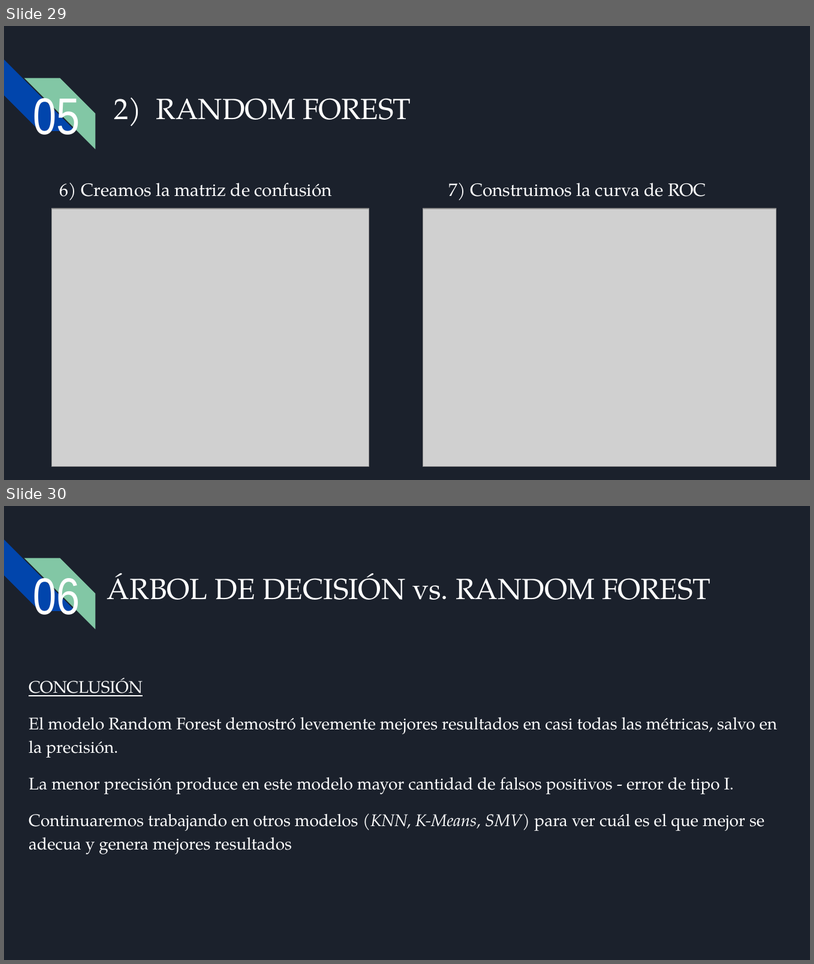
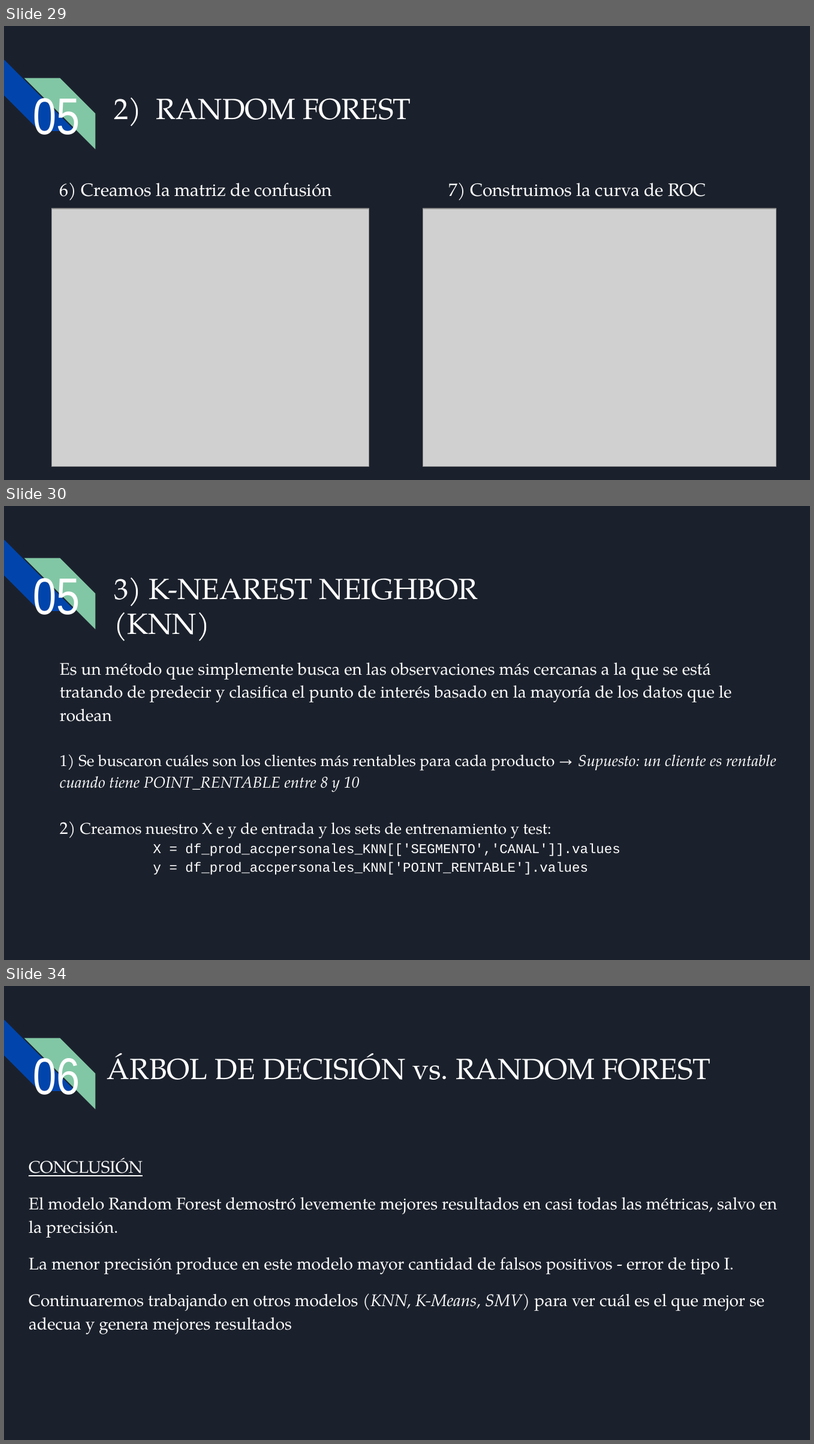
Before and after one commit to Alejo3107/PROYECTO_CH_DS, a slide deck: Presentación ejecutiva.pptx. Shown one above the other, each under a label of ours: slides 29 and 30 before the commit, slides 29, 30 and 34 after it; the slides between them are not shown. The pictures are 814x964 and 814x1444 pixels, drawn with LibreOffice and Linux fonts; fonts in the diff are those of the drawing; grey boxes stand for pictures; background and template pictures are left out. Boxes give left, top, right and bottom in pixels: in the first picture for what was removed or moved away, otherwise in the second. Text is boxed around its words. In the diff, an @@ line names an element or a change of style, - is before the commit and + after.

```diff
--- a/Presentación ejecutiva.pptx
+++ b/Presentación ejecutiva.pptx
@@ slide 30 added at (x1=4, y1=506, x2=810, y2=960), background picture (left out); not listed: 2 template elements that a slide beside it also shows @@
@@ title added at (x1=33, y1=573, x2=80, y2=624), 46 pt, text #FFFFFF @@
+05
@@ title added at (x1=114, y1=577, x2=478, y2=641), 26 pt, text #FFFFFF @@
+3) K-NEAREST NEIGHBOR (KNN)
@@ text added at (x1=60, y1=662, x2=777, y2=874), 14 pt, text #FFFFFF @@
+Es un método que simplemente busca en las observaciones más cercanas a la que se está tratando de predecir y clasifica el punto de interés basado en la mayoría de los datos que le rodean
+1) Se buscaron cuáles son los clientes más rentables para cada producto → Supuesto: un cliente es rentable cuando tiene POINT_RENTABLE entre 8 y 10
+2) Creamos nuestro X e y de entrada y los sets de entrenamiento y test:
+X = df_prod_accpersonales_KNN[['SEGMENTO','CANAL']].values
+y = df_prod_accpersonales_KNN['POINT_RENTABLE'].values
@@ what was slide 30 is now slide 34 @@
```
Also in this commit, not shown: 6 slides changed, 3 other slides added.
